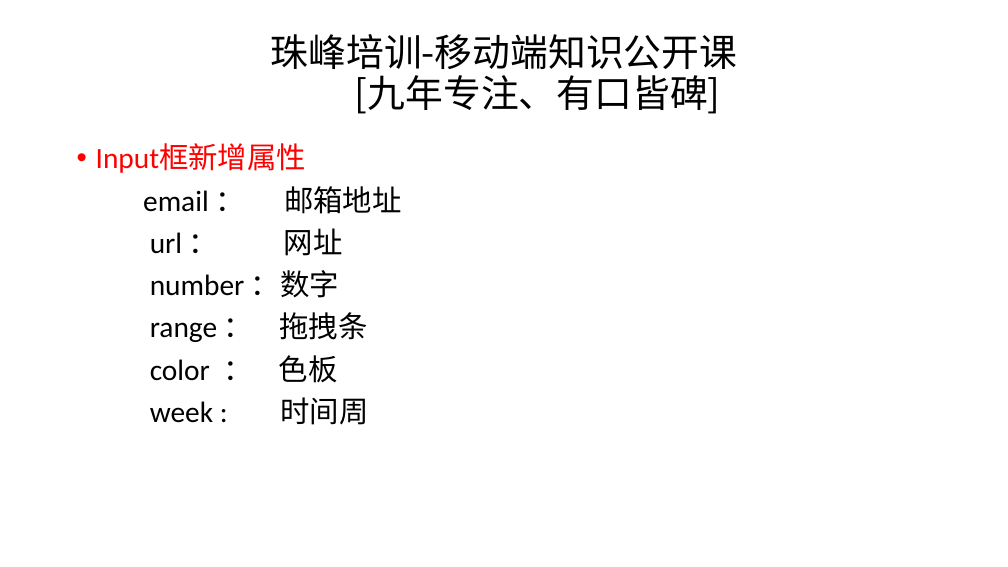
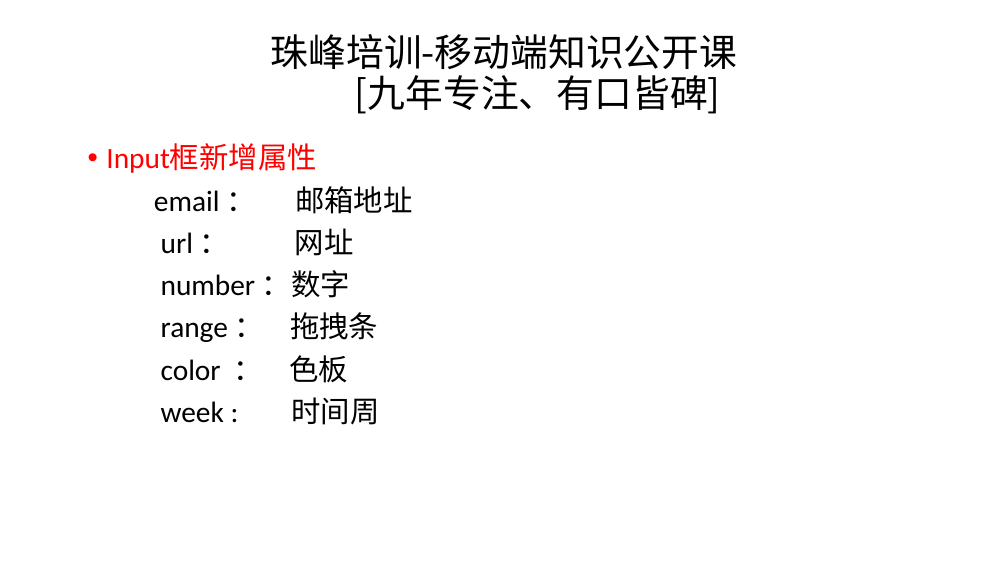
Before and after one commit to tangchao2010/Javascript201716, a slide deck: slide 8 of 7.正式课第七周/2.20180314第二天/移动端.pptx. Drawn at 1008x567 pixels with LibreOffice and Linux fonts; fonts in the diff are those of the drawing; background and template pictures are left out. Boxes give left, top, right and bottom in pixels: in the first picture for what was removed or moved away, otherwise in the second. Text is boxed around its words. In the diff, an @@ line names an element or a change of style, - is before the commit and + after.

```diff
--- a/7.正式课第七周/2.20180314第二天/移动端.pptx
+++ b/7.正式课第七周/2.20180314第二天/移动端.pptx
@@ text "Input框新增属性" moved from (x1=96, y1=144, x2=401, y2=425) to (x1=106, y1=144, x2=412, y2=425) @@
```
Also in this commit, not shown: 3 other slides changed, 17 other files.
